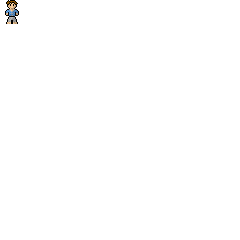
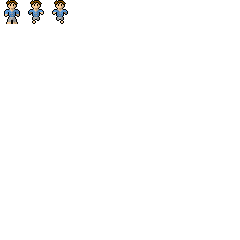
Layers edited between the first and the second w=240, h=240 image:
painted on "Pants" over box(33, 17, 63, 20)
painted on "Shirt" over box(5, 9, 67, 17)
painted on "Hair" over box(30, 0, 66, 5)
painted on "Eyes" over box(34, 4, 62, 6)
painted on "Body_Outline" over box(4, 1, 68, 24)
painted on "Body_Fill" over box(5, 2, 67, 23)
